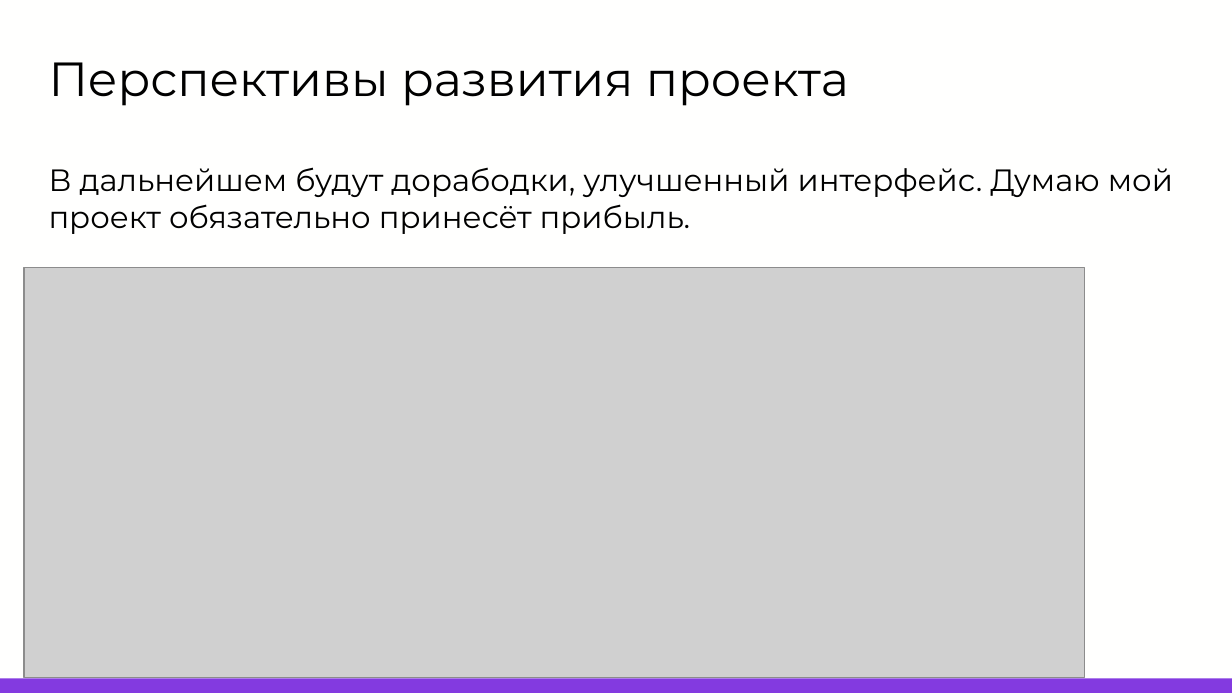
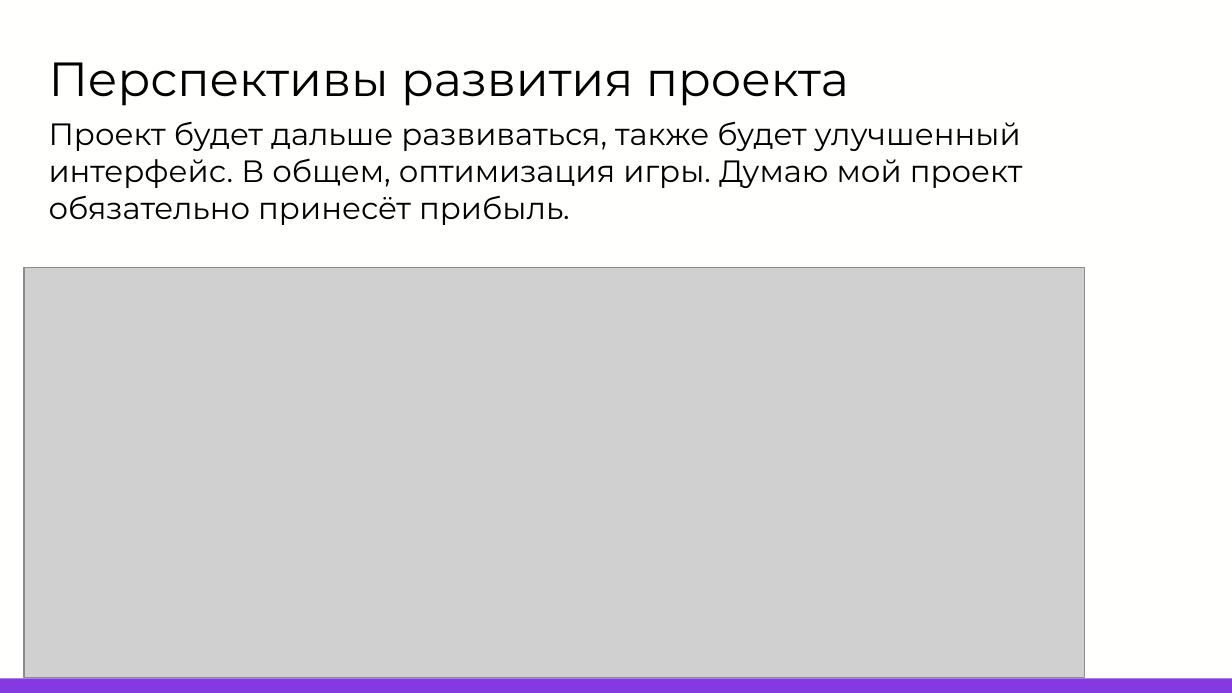
Before and after one commit to kilsythh/zmeika, a slide deck: slide 6 of М7У5. Презентация проекта.pptx. Drawn at 1232x693 pixels with LibreOffice and Linux fonts; fonts in the diff are those of the drawing; grey boxes stand for pictures; background and template pictures are left out. Boxes give left, top, right and bottom in pixels: in the first picture for what was removed or moved away, otherwise in the second. Text is boxed around its words. In the diff, an @@ line names an element or a change of style, - is before the commit and + after.

```diff
--- a/М7У5. Презентация проекта.pptx
+++ b/М7У5. Презентация проекта.pptx
@@ text at (x1=49, y1=121, x2=1023, y2=225): text changed @@
-В дальнейшем будут дорабодки, улучшенный интерфейс. Думаю мой проект обязательно принесёт прибыль.
+Проект будет дальше развиваться, также будет улучшенный интерфейс. В общем, оптимизация игры. Думаю мой проект обязательно принесёт прибыль.
```
Also in this commit, not shown: 3 other slides changed, 2 slides added, 2 slides removed.
